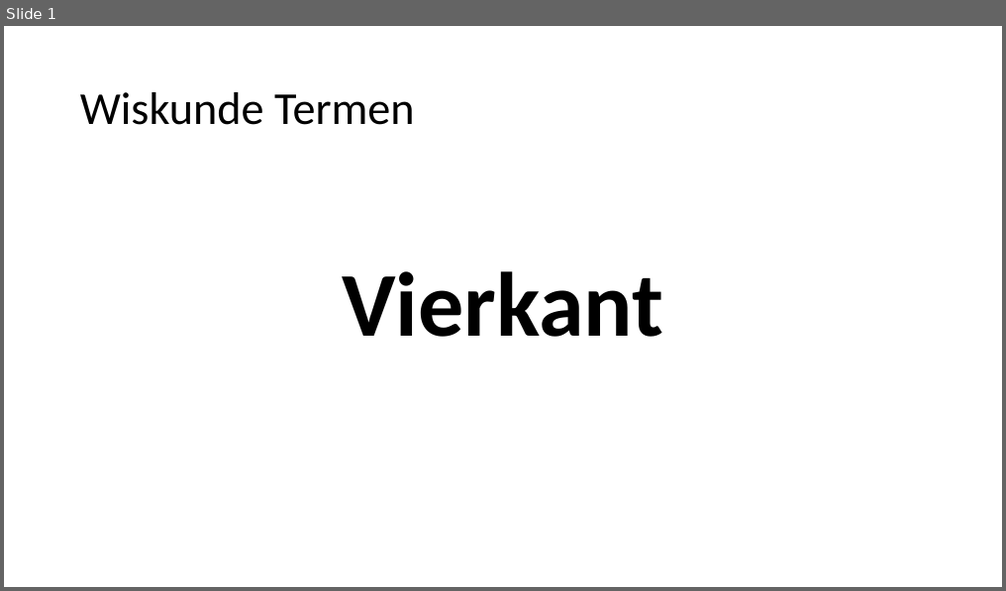
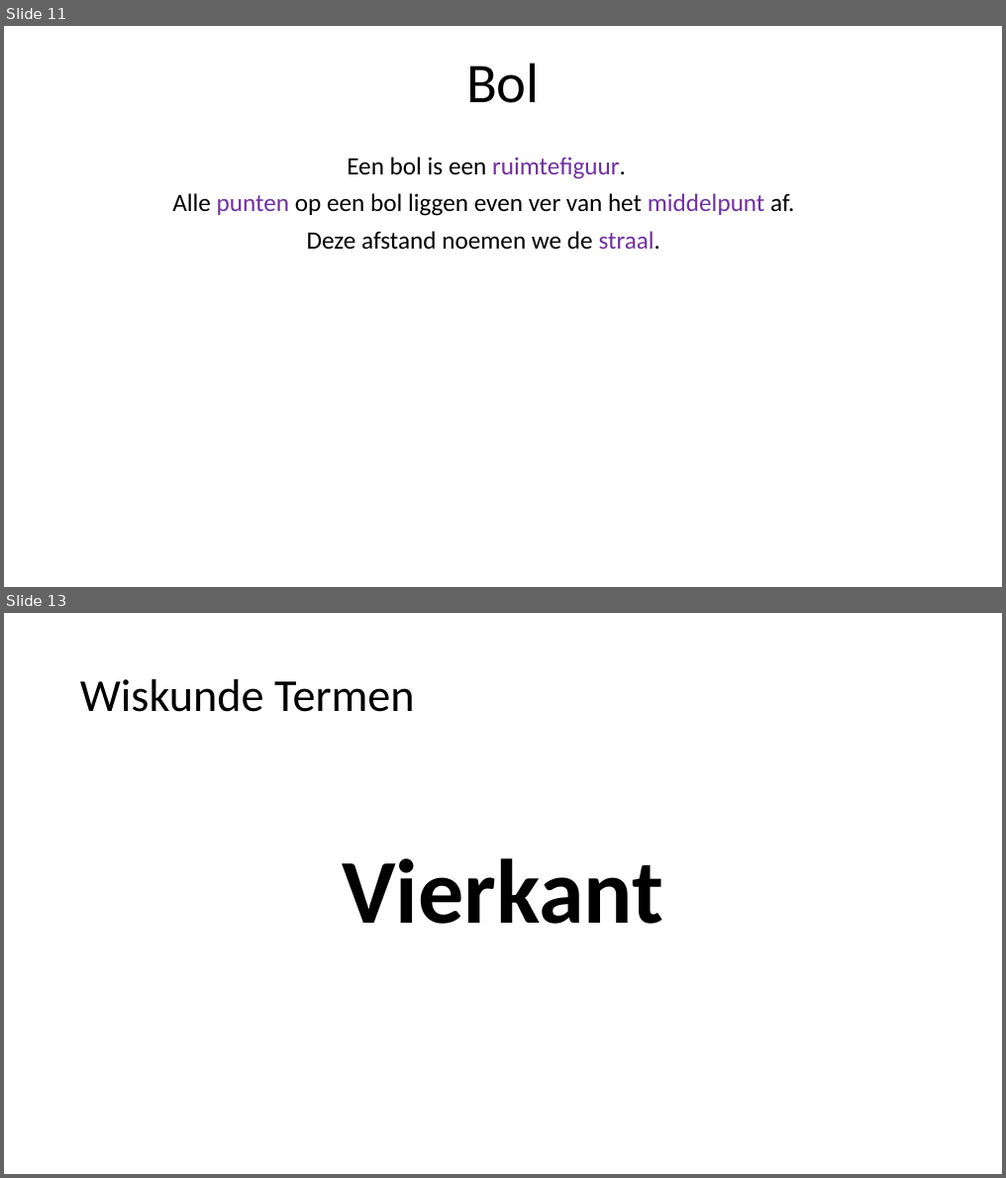
Before and after one commit to heinvinkel/wiskundetermen, a slide deck: meetkunde/AAAAMeetkunde.pptx. Shown one above the other, each under a label of ours: slide 1 before the commit, slides 11 and 13 after it; the slides between them are not shown. The pictures are 1006x591 and 1006x1178 pixels, drawn with LibreOffice and Linux fonts; fonts in the diff are those of the drawing. Boxes give left, top, right and bottom in pixels: in the first picture for what was removed or moved away, otherwise in the second. Text is boxed around its words. In the diff, an @@ line names an element or a change of style, - is before the commit and + after.

```diff
--- a/meetkunde/AAAAMeetkunde.pptx
+++ b/meetkunde/AAAAMeetkunde.pptx
@@ slide 11 added at [4,26,1002,587], background #FFFFFF @@
@@ title added at [466,63,540,103], 54 pt, text #000000 @@
+Bol
@@ text added at [172,157,794,250], 24 pt, text #000000 @@
+Een bol is een ruimtefiguur.
+Alle punten op een bol liggen even ver van het middelpunt af.
+Deze afstand noemen we de straal.
@@ what was slide 1 is now slide 13 @@
```
Also in this commit, not shown: 11 other slides added, 7 other files.
